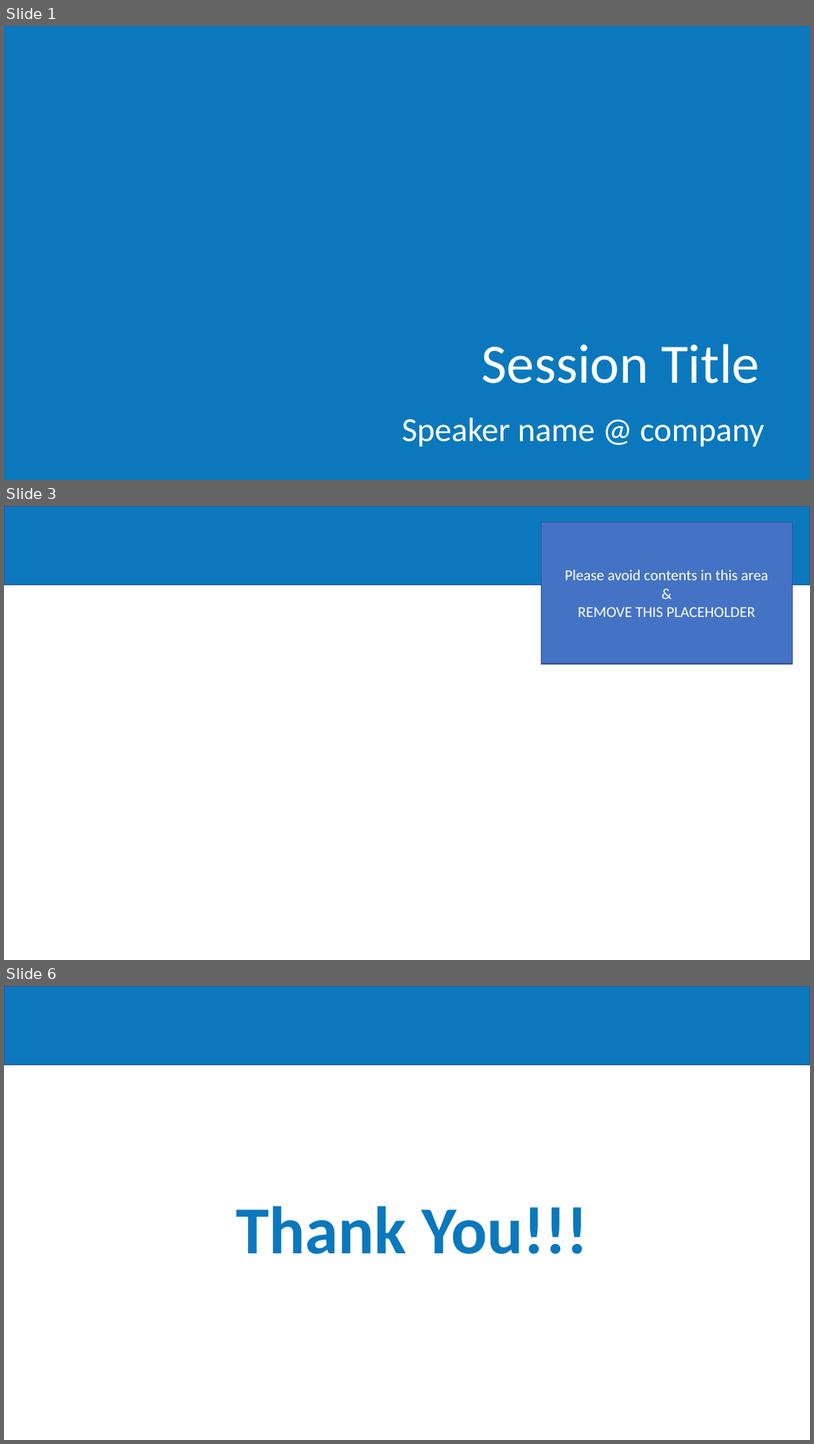
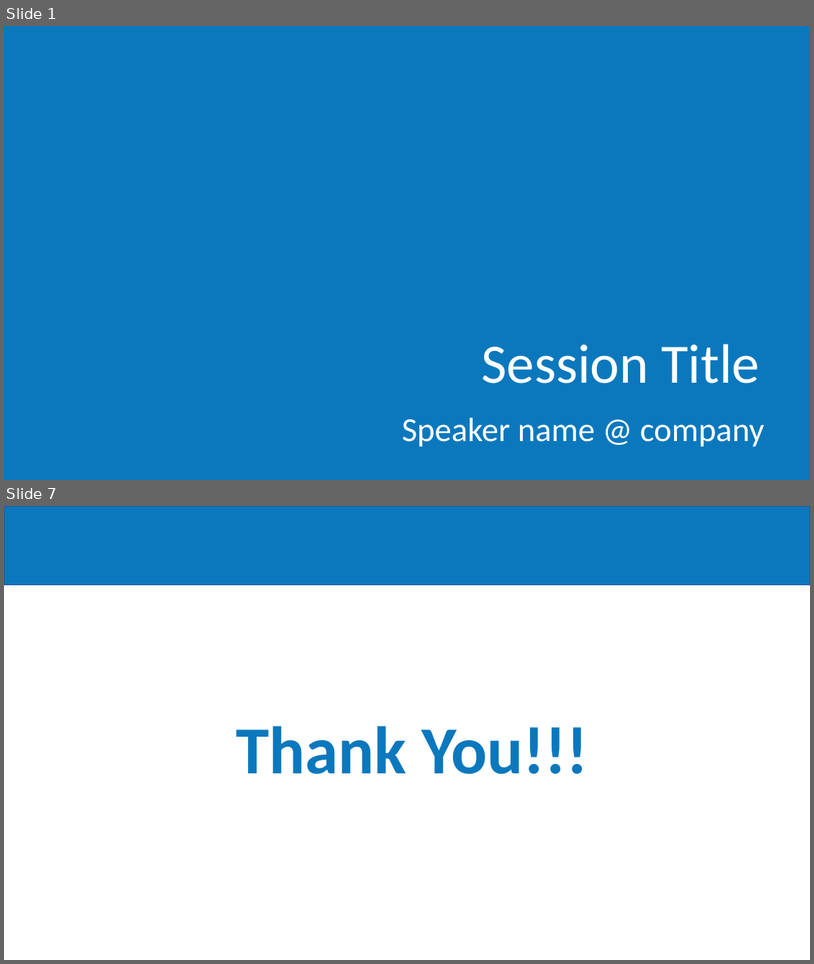
Before and after one commit to DotNetCodeIT/Eventi, a slide deck: Azure Day/2023/Slides/TemplateAzureDay2023.pptx. Shown one above the other, each under a label of ours: slides 1, 3 and 6 before the commit, slides 1 and 7 after it; the slides between them are not shown. The pictures are 814x1444 and 814x964 pixels, drawn with LibreOffice and Linux fonts; fonts in the diff are those of the drawing; background and template pictures are left out. Boxes give left, top, right and bottom in pixels: in the first picture for what was removed or moved away, otherwise in the second. Text is boxed around its words. In the diff, an @@ line names an element or a change of style, - is before the commit and + after.

```diff
--- a/Azure Day/2023/Slides/TemplateAzureDay2023.pptx
+++ b/Azure Day/2023/Slides/TemplateAzureDay2023.pptx
@@ slide 3 removed at (4, 506, 810, 960), background #FFFFFF; not listed: 1 template element that a slide beside it also shows @@
@@ rectangle removed at (542, 523, 793, 664) @@
-Please avoid contents in this area
-&
-REMOVE THIS PLACEHOLDER
@@ what was slide 6 is now slide 7 @@
```
Also in this commit, not shown: 2 slides added.
